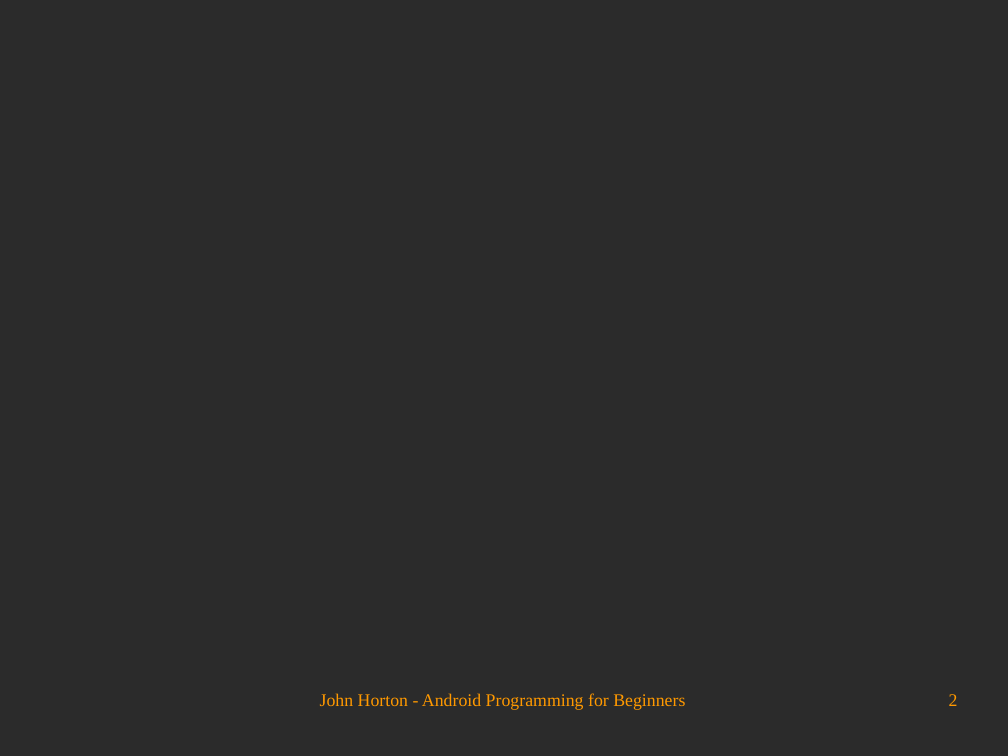
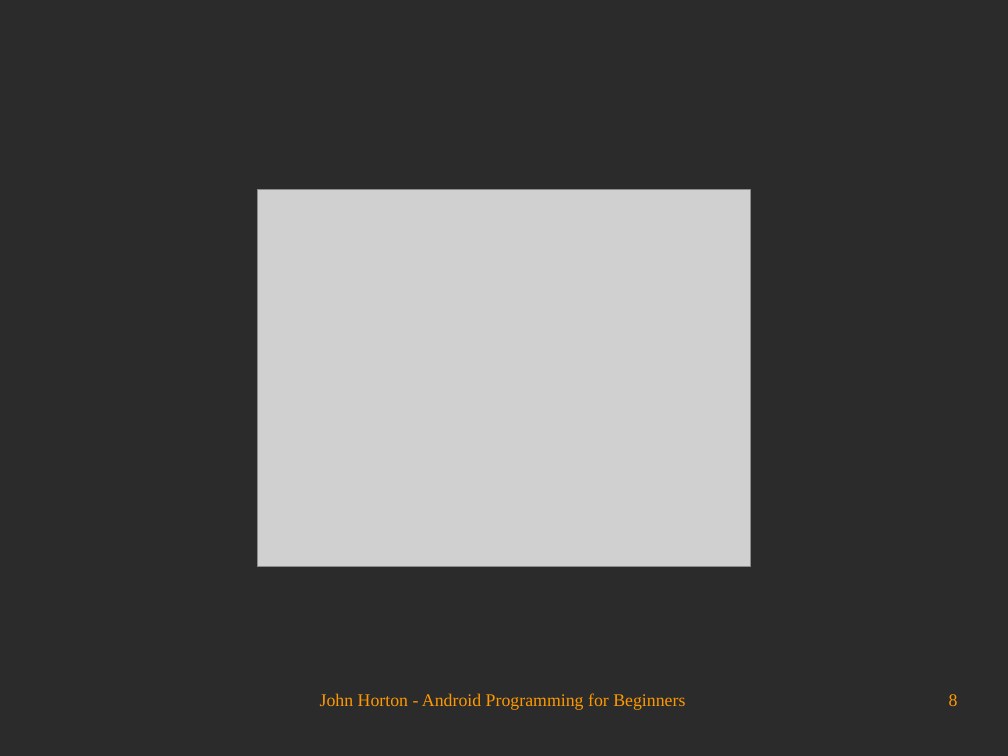
Before and after one commit to Academy-Soft-Intellect/Android-Programming-for-Beginners, a slide deck: slide 8 of 01_The_First_App.odp (slide 2 before the commit). Drawn at 1008x756 pixels with LibreOffice and Linux fonts; fonts in the diff are those of the drawing; grey boxes stand for pictures; background and template pictures are left out; a plain dark background stands for a picture behind light text. Boxes give left, top, right and bottom in pixels: in the first picture for what was removed or moved away, otherwise in the second. Text is boxed around its words. In the diff, an @@ line names an element or a change of style, - is before the commit and + after.

```diff
--- a/01_The_First_App.odp
+++ b/01_The_First_App.odp
@@ picture added at (257,190,751,566) @@
@@ page number at (949,694,958,706): text changed @@
-2
+8
```
Also in this commit, not shown: 1 other slide changed, 23 slides added.
